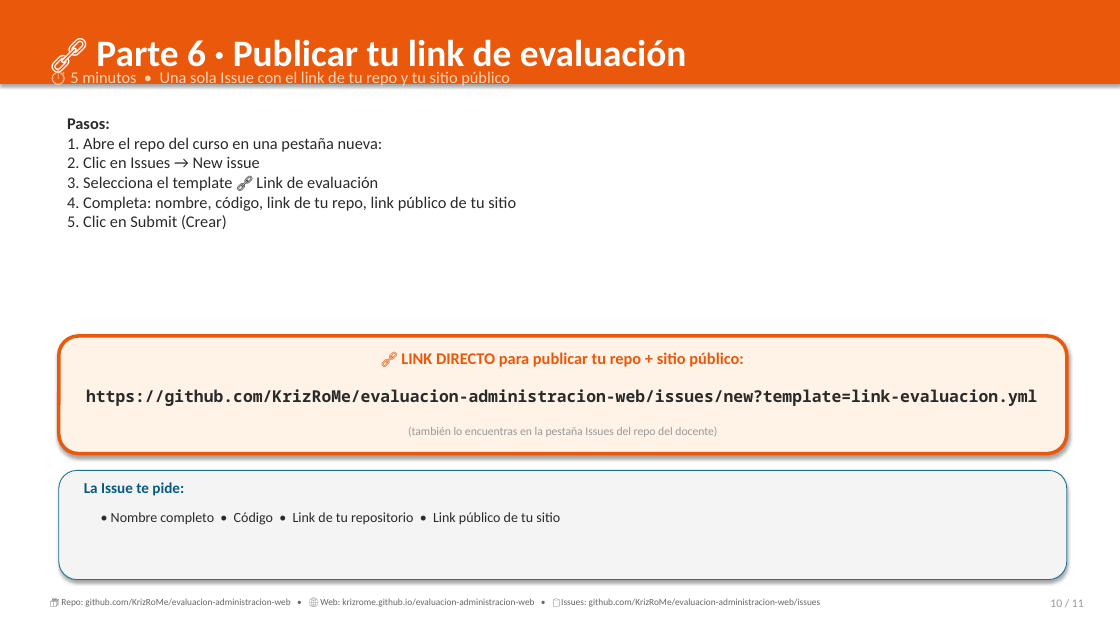
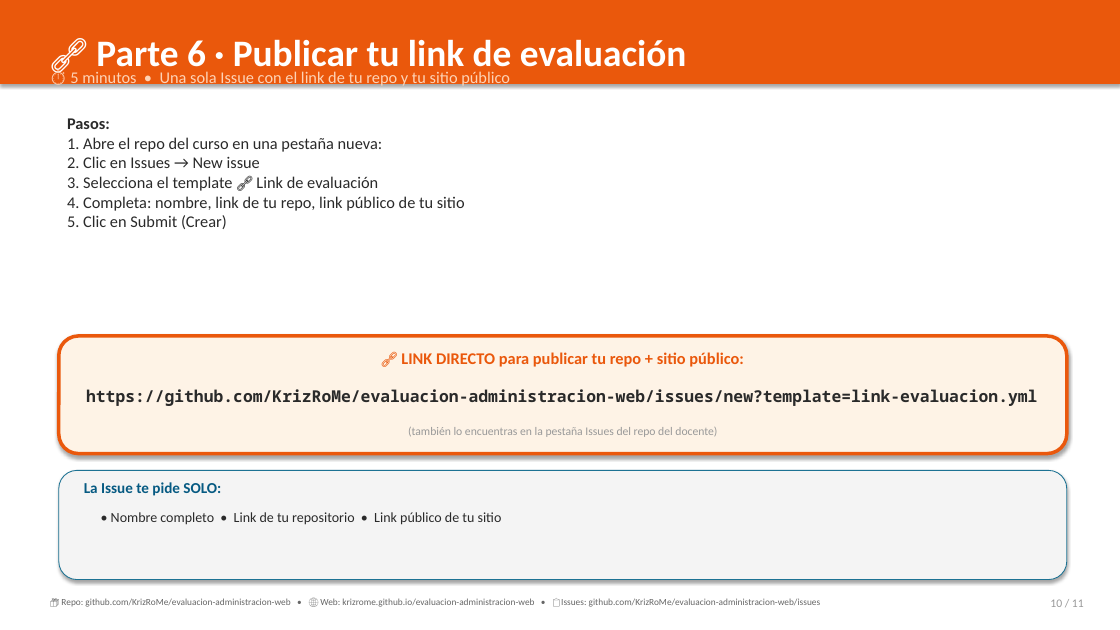
Before and after one commit to KrizRoMe/evaluacion-administracion-web, a slide deck: slide 10 of EVALUACION_PRACTICA_01.pptx. Drawn at 1120x630 pixels with LibreOffice and Linux fonts; fonts in the diff are those of the drawing. Boxes give left, top, right and bottom in pixels: in the first picture for what was removed or moved away, otherwise in the second. Text is boxed around its words. In the diff, an @@ line names an element or a change of style, - is before the commit and + after.

```diff
--- a/EVALUACION_PRACTICA_01.pptx
+++ b/EVALUACION_PRACTICA_01.pptx
@@ text at [67, 196, 465, 211]: text changed @@
-4. Completa: nombre, código, link de tu repo, link público de tu sitio
+4. Completa: nombre, link de tu repo, link público de tu sitio
@@ text at [84, 482, 221, 496]: text changed @@
-La Issue te pide:
+La Issue te pide SOLO:
@@ text at [111, 512, 502, 525]: text changed @@
-• Nombre completo • Código • Link de tu repositorio • Link público de tu sitio
+• Nombre completo • Link de tu repositorio • Link público de tu sitio
```
Also in this commit, not shown: 1 other slide changed, 2 other files.
